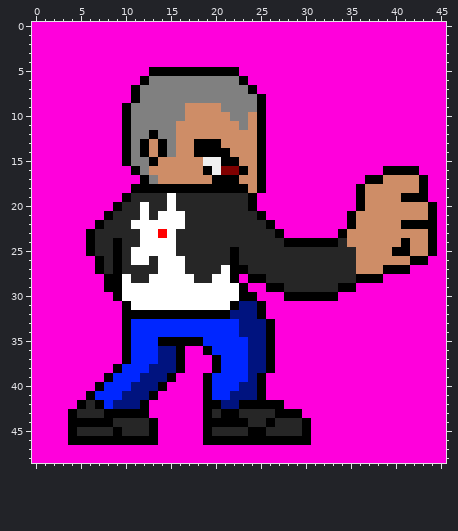
A pixel-art sprite gets an edit: chars/ryuu/sprites/stance_0.png. That is the earlier state.
The file is 46x49 pixels.
After the commit:
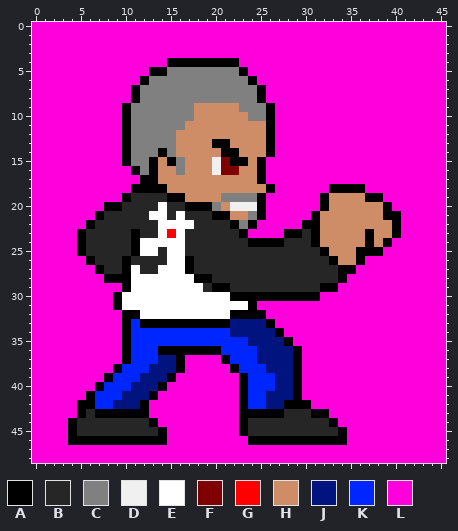
Palette (. is transparent): A #000000  B #262626  C #808080  D #f0f0f0  E #ffffff  F #7f0000  G #ff0000  H #ce8d67  J #00137f  K #0026ff  L #ff00dc
Difference:
Changed rows in their new state; - is an unchanged pixel.
first column x 4:
 4 -----------AAAAAAAA----------------------
 5 -----------CCCCCCCCA---------------------
 6 -------------------CA--------------------
 7 --------------------CA-------------------
 9 -------------C---HH--CA------------------
10 -------------C----HHCCA------------------
11 ------------C------H-HA------------------
12 ---------C-----------HA------------------
13 --------CCC---HH-A---HA------------------
14 --------CC----HHH-A--HA------------------
15 -----------AC--H-F-A---------------------
16 ---------A--C--H---H---------------LLLL--
17 ---------A------HHH--------------LLLLLLL-
18 -----------HHHHHHHHH-HA------AAA-LLLLLLL-
19 -----------AAHHHHCCCCA------AHHHHAALLLLL-
20 ----A---B-EB-AAACHDDDA------AHHHH--ALLLLL
21 ---AB---BE-B----AAHHC------AHHHH---AALLLL
22 --AB---BBB---E----ACALL---AAHHHH----ALLLL
23 -AB----ABBEGE------ALLLLAABAHHH--A--ALLLL
24 -AB--B-A----E-------AAAABBB-HHH--A-ALLLLL
25 -AB--B-A--B-E-----B---------AHHHAAALLLLLL
26 --AB-BABB-B--A----B----------AHHALLLLLLL-
27 -----BAE-----A---BBB----------AALLLLLL---
28 ------AEE-----AABBBBBB--------ALLLL------
29 ----LLA--------BAABBBBBB----AALL---------
30 ------------------A--AAA----LL-----------
31 -----AE-----------EEAL-------------------
32 --------EEEEEEEEEEAAA--------------------
33 --------AAAAAAAAAAJ----------------------
34 ------------------J---JA-----------------
35 ----------KKKKK-------JJA----------------
36 ----------AA-AA-A---K-JJJA---------------
37 ----------------LA--K-JJJA---------------
38 ----------------LLA-KKJJJA---------------
39 ---------------LLLLAKKKJJA---------------
40 ---------------LLLLAKKKJJA---------------
41 ---------------LLLLAKKJJJA---------------
42 --AK-----------LLLL-KKJJAAA--------------
43 LA-A-----------LLLLAAAA-BBBAA------------
44 -BBBB----------LLLL---B---BBBA-----------
45 -----B---BA----LLLLABB----BBBBA----------
46 ----------A----LLLLL-------AAAA----------
Changed places in both pictures, as pixel boxes (x1, y1, x2, y2):
changed: (68, 58, 437, 445)
